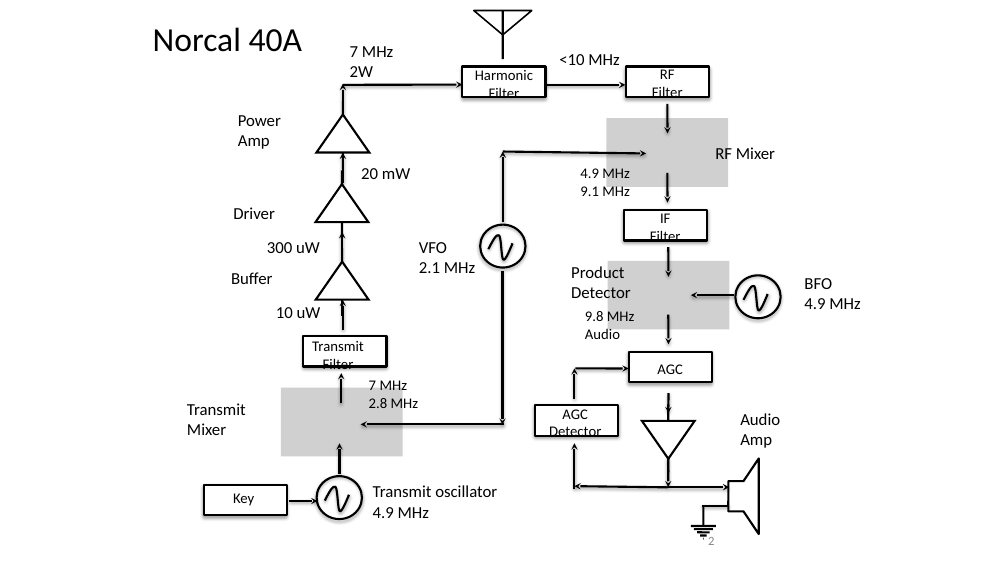
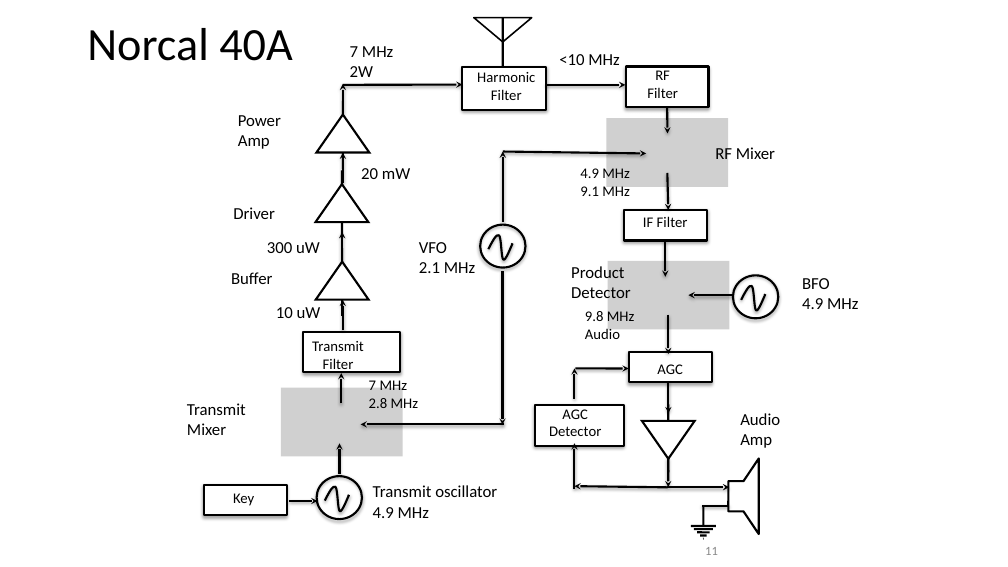
Before and after one commit to jlmucb/class_notes, a slide deck: slide 11 of science/EoRNotes.pptx (slide 2 before the commit). Drawn at 1008x567 pixels with LibreOffice and Linux fonts; fonts in the diff are those of the drawing; grey boxes stand for pictures. Boxes give left, top, right and bottom in pixels: in the first picture for what was removed or moved away, otherwise in the second. Text is boxed around its words. In the diff, an @@ line names an element or a change of style, - is before the commit and + after.

```diff
--- a/science/EoRNotes.pptx
+++ b/science/EoRNotes.pptx
@@ text "Norcal 40A": place and size @@
-text "Norcal 40A" at [153, 27, 302, 52]
+text "Norcal 40A" at [87, 28, 292, 61]
@@ text "Norcal 40A" at [87, 28, 292, 61]: size 32 to 44 pt; alignment left to right @@
@@ rectangle: place and size @@
-rectangle at [463, 67, 546, 97]
+rectangle at [463, 67, 546, 110]
@@ text "RF": place and size @@
-text "RF" at [652, 67, 683, 98]
+text "RF" at [647, 70, 678, 98]
@@ rectangle: place and size @@
-rectangle at [626, 67, 709, 97]
+rectangle at [626, 67, 709, 107]
@@ 1 freeform shape, 1 line, 1 arrow: place and size @@
-1 freeform shape, 1 line, 1 arrow at [474, 11, 668, 134]
+1 freeform shape, 1 line, 1 arrow at [474, 17, 668, 134]
@@ arrow moved from (668, 173) - (668, 203) to (668, 173) - (668, 210) @@
@@ text at [643, 216, 688, 227]: text changed @@
-IF
-Filter
+IF Filter
@@ arrow moved from (668, 247) - (668, 277) to (665, 240) - (665, 277) @@
@@ freeform shape at [741, 286, 765, 311]: outline redrawn @@
@@ arrow moved from (668, 315) - (668, 344) to (668, 315) - (668, 354) @@
@@ rectangle: place and size @@
-rectangle at [303, 336, 386, 366]
+rectangle at [303, 332, 400, 372]
@@ arrow moved from (668, 393) - (668, 414) to (668, 381) - (668, 414) @@
@@ rectangle: place and size @@
-rectangle at [535, 405, 619, 436]
+rectangle at [535, 405, 624, 446]
@@ page number at [705, 547, 718, 555]: text changed @@
-2
+11
```
Also in this commit, not shown: 12 other slides changed, 7 slides added, 1 other file.
